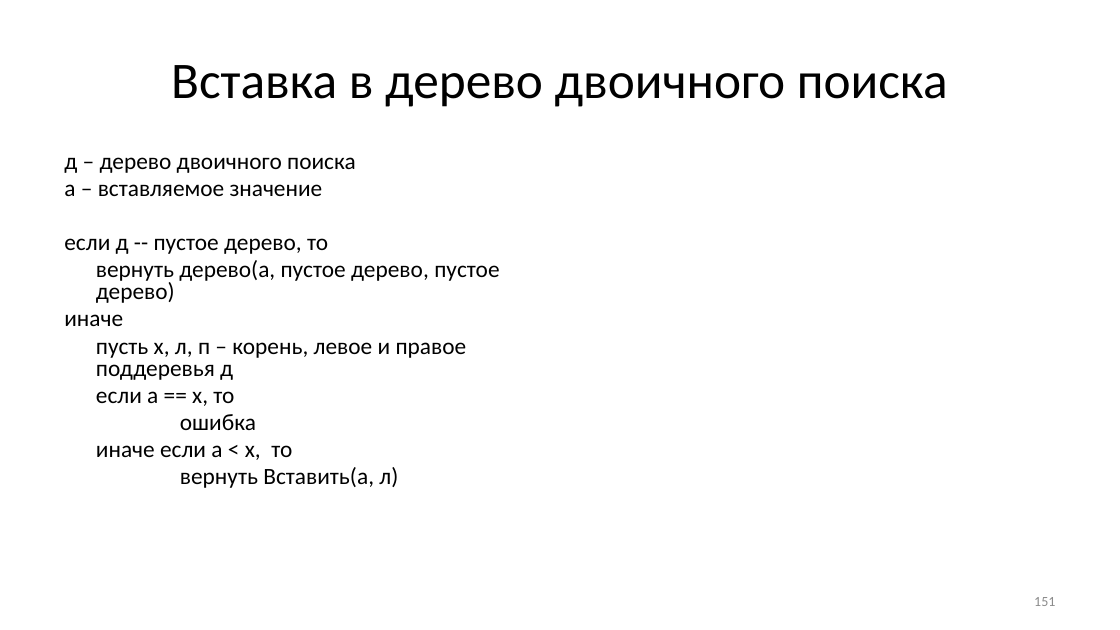
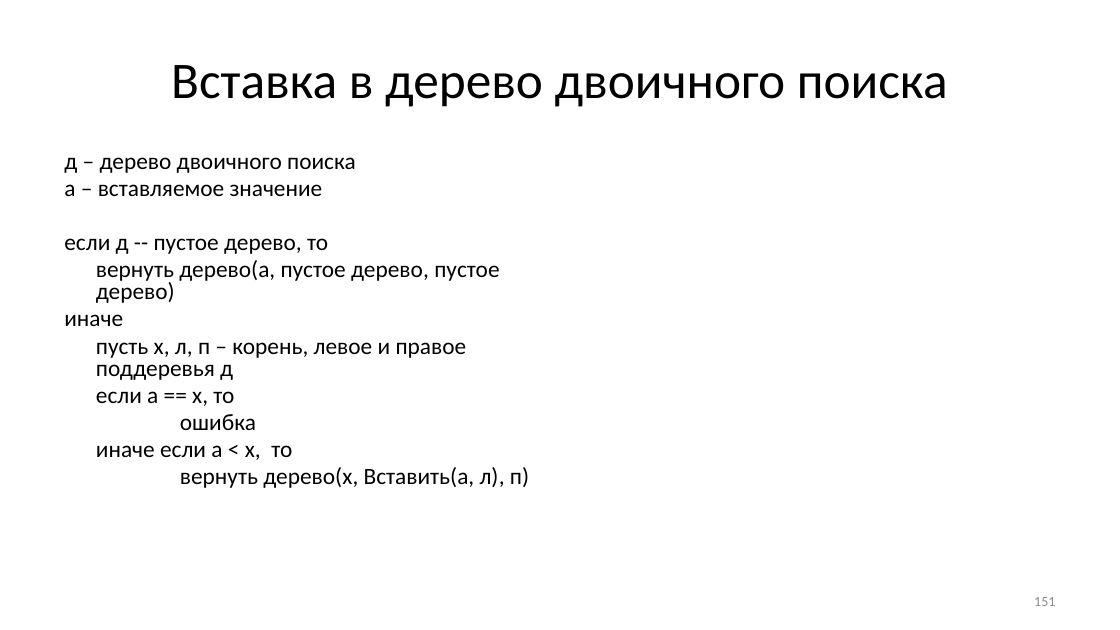
Before and after one commit to Evgueni-Petrov-aka-espetrov/Algorithms-and-Programming-in-C-pptx, a slide deck: slide 151 of 11 Деревья.pptx. Drawn at 1120x630 pixels with LibreOffice and Linux fonts; fonts in the diff are those of the drawing. Boxes give left, top, right and bottom in pixels: in the first picture for what was removed or moved away, otherwise in the second. Text is boxed around its words. In the diff, an @@ line names an element or a change of style, - is before the commit and + after.

```diff
--- a/11 Деревья.pptx
+++ b/11 Деревья.pptx
@@ text at (x1=180, y1=467, x2=529, y2=488): text changed @@
-вернуть Вставить(а, л)
+вернуть дерево(x, Вставить(а, л), п)
```
Also in this commit, not shown: 1 other slide changed.
